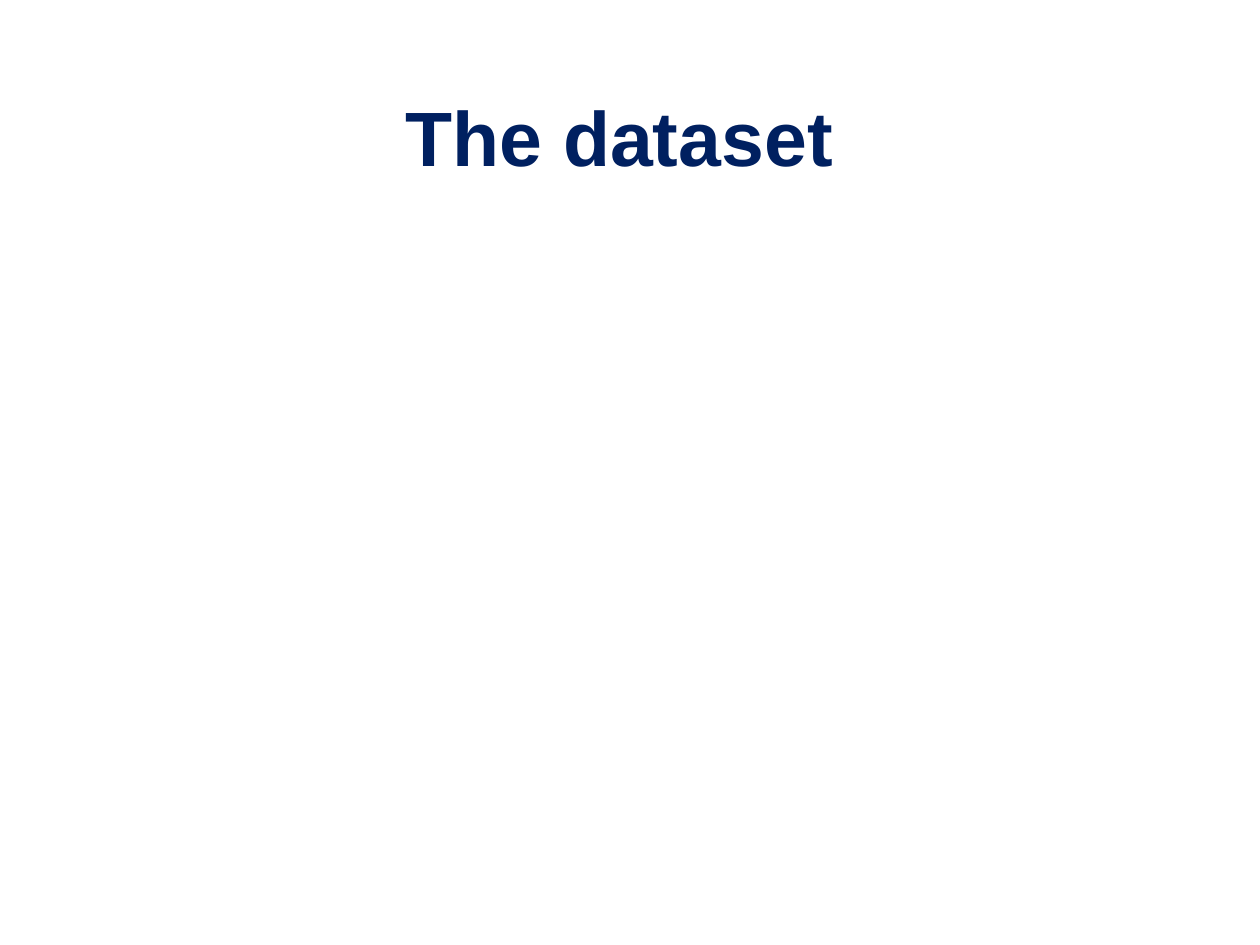
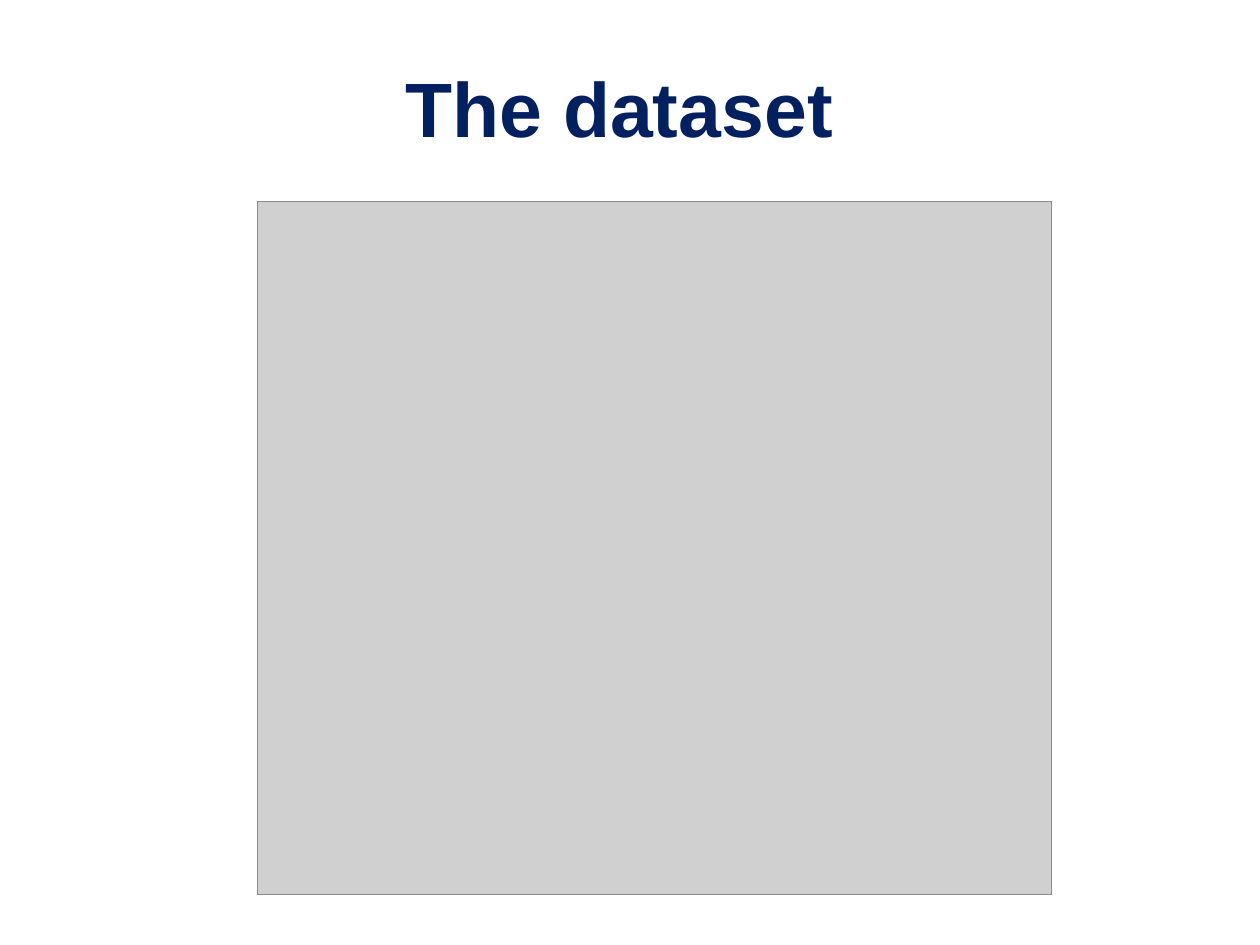
Before and after one commit to PRodriguez19/Intro-to-rnaseq, a slide deck: slide 17 of lectures/Lecture9-MMG232.pptx (slide 18 before the commit). Drawn at 1260x945 pixels with LibreOffice and Linux fonts; fonts in the diff are those of the drawing; grey boxes stand for pictures. Boxes give left, top, right and bottom in pixels: in the first picture for what was removed or moved away, otherwise in the second. Text is boxed around its words. In the diff, an @@ line names an element or a change of style, - is before the commit and + after.

```diff
--- a/lectures/Lecture9-MMG232.pptx
+++ b/lectures/Lecture9-MMG232.pptx
@@ title "The dataset": place and size @@
-title "The dataset" at [405,110,832,167]
+title "The dataset" at [405,81,832,138]
@@ picture added at [257,202,1051,895] @@
```
Also in this commit, not shown: 6 other slides changed, 6 slides added, 1 other file.
